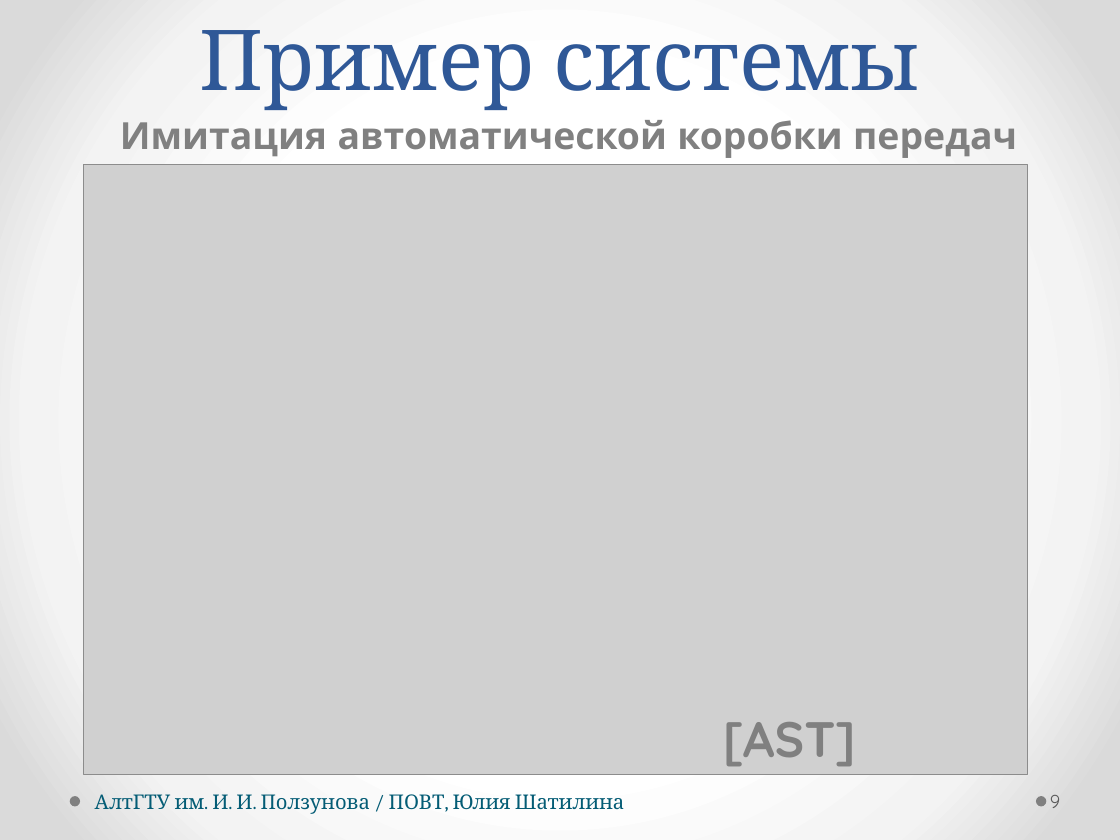
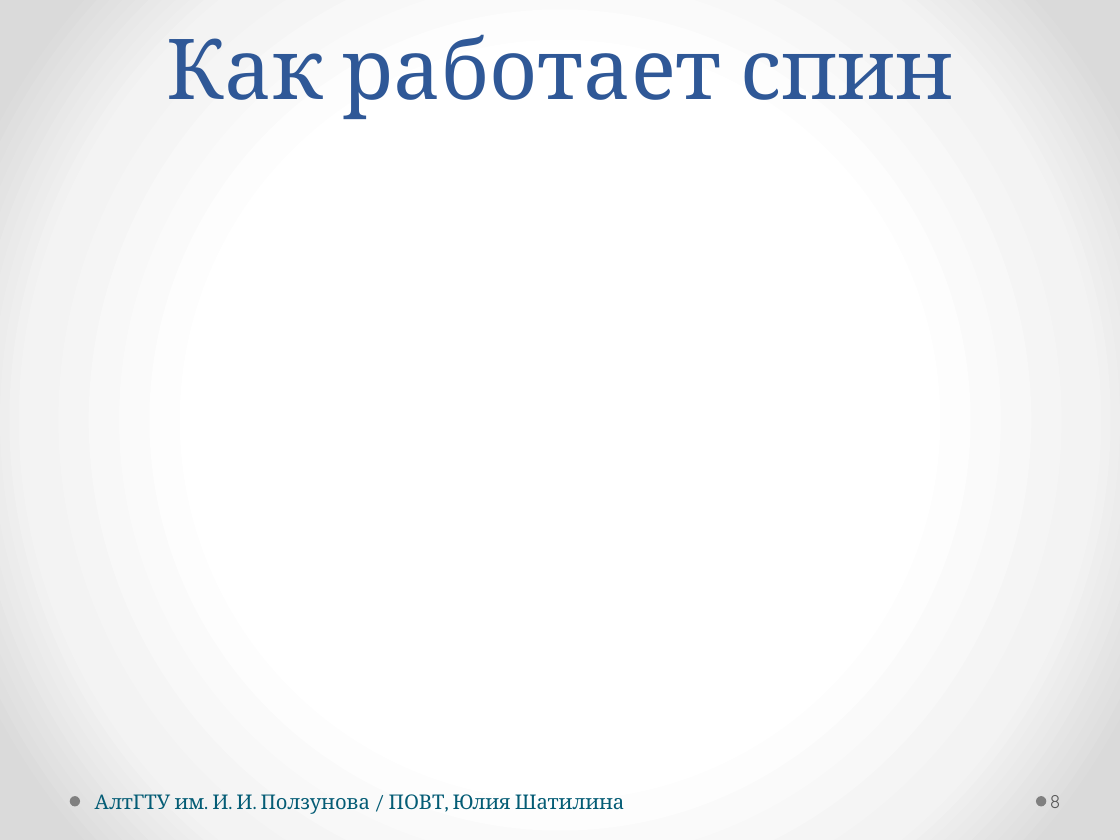
Before and after one commit to hisohito/proto-doc, a slide deck: slide 8 of shatilina.pptx (slide 9 before the commit). Drawn at 1120x840 pixels with LibreOffice and Linux fonts; fonts in the diff are those of the drawing; grey boxes stand for pictures. Boxes give left, top, right and bottom in pixels: in the first picture for what was removed or moved away, otherwise in the second. Text is boxed around its words. In the diff, an @@ line names an element or a change of style, - is before the commit and + after.

```diff
--- a/shatilina.pptx
+++ b/shatilina.pptx
@@ text at <box>166,34,953,119</box>: text changed @@
-Пример системы
+Как работает спин
@@ text removed at <box>120,120,1017,158</box> @@
-Имитация автоматической коробки передач
@@ picture removed at <box>84,165,1028,775</box> @@
@@ text removed at <box>723,722,856,766</box> @@
-[AST]
@@ page number at <box>1050,795,1061,808</box>: text changed @@
-9
+8
```
Also in this commit, not shown: 5 other slides changed, 2 slides removed, 2 other files.
